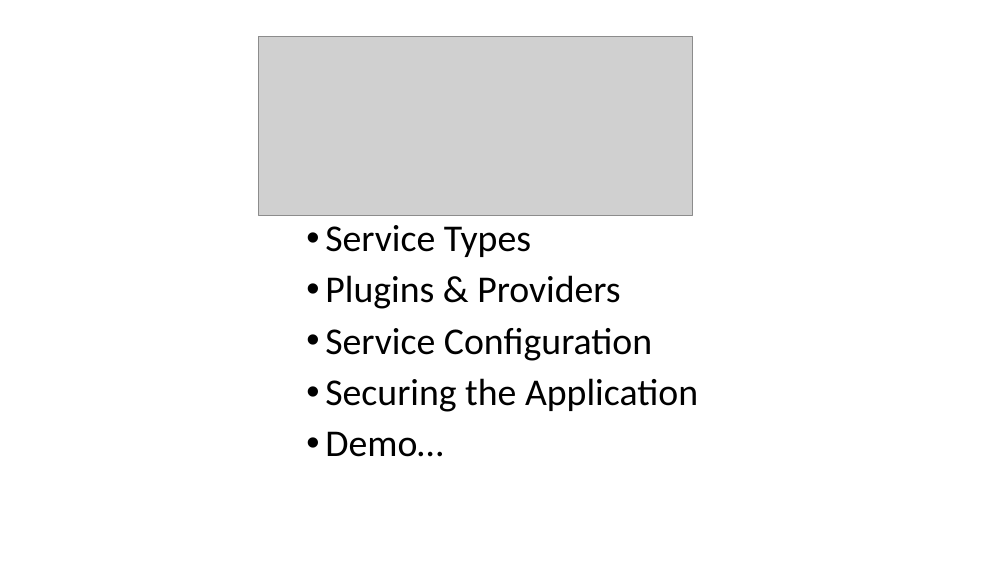
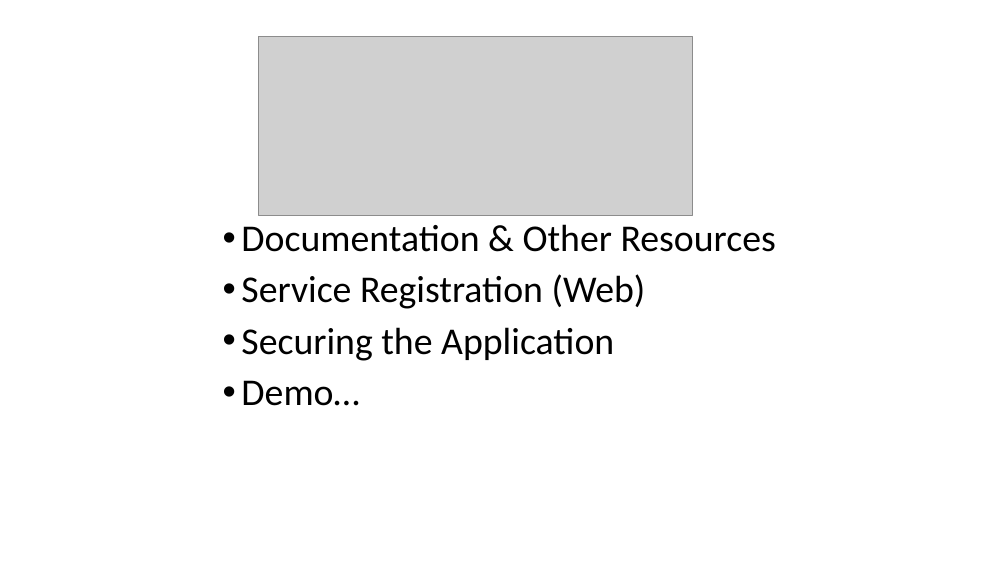
Before and after one commit to DHI/DomainServicesCourse, a slide deck: slide 4 of Presentations/DS-course-2-backend-basics.pptx (slide 3 before the commit). Drawn at 1008x567 pixels with LibreOffice and Linux fonts; fonts in the diff are those of the drawing; grey boxes stand for pictures. Boxes give left, top, right and bottom in pixels: in the first picture for what was removed or moved away, otherwise in the second. Text is boxed around its words. In the diff, an @@ line names an element or a change of style, - is before the commit and + after.

```diff
--- a/Presentations/DS-course-2-backend-basics.pptx
+++ b/Presentations/DS-course-2-backend-basics.pptx
@@ text "Documentation & Other Resources" moved from (x1=325, y1=225, x2=698, y2=457) to (x1=241, y1=224, x2=776, y2=406) @@
@@ text at (x1=241, y1=224, x2=776, y2=309): text changed @@
-• Service Types
-• Plugins & Providers
-• Service Configuration
+• Documentation & Other Resources
+• Service Registration (Web)
```
Also in this commit, not shown: 25 other slides changed, 13 slides added, 4 slides removed, 1 other file.
